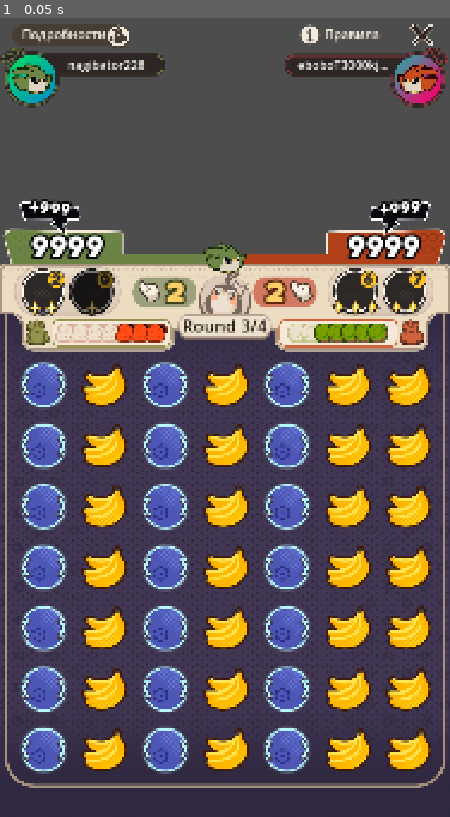
Above: before the commit, frame 1.
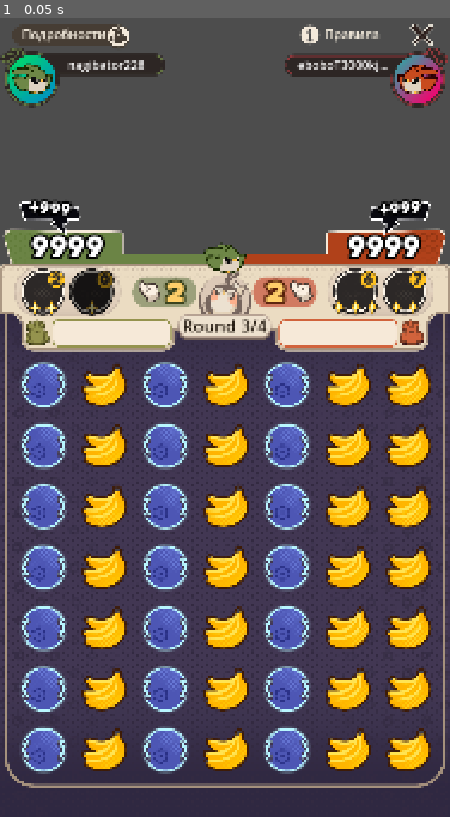
Above: after the commit, the same moment.

Repository: kakachaDev/origami-battle-godot
Game: Godot game, scene res://Assets/Scenes/game.tscn
Same seed, same stepped clock (60 frames per second), same inputs: the game is played once before the commit and once after it. The project has no main scene, so this scene is started directly.
Inputs:
- Up to frame 1 (0.05 s): no input

The runs differ from the first frame. In frame 1, 0.8% of the frame differs, in the area x 12-87%, y 38-41%.

Commit message:
Add PassiveStack prefab with dynamic centered layout and state switching
- PassiveStackData resource: sprite_disabled (_0) + sprite_active (_1) pair
- PassiveStack @tool Control script:
  - stack_data, max_count (1-10), current_count (0-max), icon_size, max_spacing, reverse exports
  - Slots (Slot1..SlotN) created dynamically via _rebuild()
  - Centered layout: spacing reduces automatically when total exceeds parent width, allows overlap if still too wide
  - reverse=false fills active from right; reverse=true fills from left
  - All changes update immediately in editor
- PassiveStack.tscn prefab in Assets/Prefabs/
- 6 PassiveStackData .tres files in Assets/Resources/PassiveStacks/ (Red, Green, Blue, Pink, Banana, Applebomb)
- Replace L/R_PassiveStack inline trees in game.tscn with prefab instances (Red/current=3, Green/current=5)

Diff:
--- /dev/null
+++ b/Assets/Prefabs/PassiveStack.tscn
@@ -0,0 +1,8 @@
+[gd_scene format=3 uid="uid://cpassstack01a"]
+
+[ext_resource type="Script" path="res://Assets/Scripts/PassiveStack.gd" id="1_script"]
+
+[node name="PassiveStack" type="Control"]
+offset_right = 280.0
+offset_bottom = 52.0
+script = ExtResource("1_script")
--- /dev/null
+++ b/Assets/Resources/PassiveStacks/Applebomb.tres
@@ -0,0 +1,10 @@
+[gd_resource type="PassiveStackData" load_steps=3 format=3 uid="uid://dpassapbmb01a"]
+
+[ext_resource type="Script" path="res://Assets/Scripts/PassiveStackData.gd" id="1_script"]
+[ext_resource type="Texture2D" uid="uid://cy385v8ppelgv" path="res://Assets/Sprites/Gems/Mini/Applebomb_mini_0.png" id="2_disabled"]
+[ext_resource type="Texture2D" uid="uid://v1w6uj3exudk" path="res://Assets/Sprites/Gems/Mini/Applebomb_mini_1.png" id="3_active"]
+
+[resource]
+script = ExtResource("1_script")
+sprite_disabled = ExtResource("2_disabled")
+sprite_active = ExtResource("3_active")
--- /dev/null
+++ b/Assets/Resources/PassiveStacks/Banana.tres
@@ -0,0 +1,10 @@
+[gd_resource type="PassiveStackData" load_steps=3 format=3 uid="uid://dpassbnana01a"]
+
+[ext_resource type="Script" path="res://Assets/Scripts/PassiveStackData.gd" id="1_script"]
+[ext_resource type="Texture2D" uid="uid://bxl4g1swt37jq" path="res://Assets/Sprites/Gems/Mini/Banana_mini_0.png" id="2_disabled"]
+[ext_resource type="Texture2D" uid="uid://c2bwo0aswi43g" path="res://Assets/Sprites/Gems/Mini/Banana_mini_1.png" id="3_active"]
+
+[resource]
+script = ExtResource("1_script")
+sprite_disabled = ExtResource("2_disabled")
+sprite_active = ExtResource("3_active")
--- /dev/null
+++ b/Assets/Resources/PassiveStacks/Blue.tres
@@ -0,0 +1,10 @@
+[gd_resource type="PassiveStackData" load_steps=3 format=3 uid="uid://dpassblue001a"]
+
+[ext_resource type="Script" path="res://Assets/Scripts/PassiveStackData.gd" id="1_script"]
+[ext_resource type="Texture2D" uid="uid://cgannv0jo21ud" path="res://Assets/Sprites/Gems/Mini/Blue_mini_0.png" id="2_disabled"]
+[ext_resource type="Texture2D" uid="uid://cxetn5rfo5gt" path="res://Assets/Sprites/Gems/Mini/Blue_mini_1.png" id="3_active"]
+
+[resource]
+script = ExtResource("1_script")
+sprite_disabled = ExtResource("2_disabled")
+sprite_active = ExtResource("3_active")
--- /dev/null
+++ b/Assets/Resources/PassiveStacks/Green.tres
@@ -0,0 +1,10 @@
+[gd_resource type="PassiveStackData" load_steps=3 format=3 uid="uid://dpassgreen01a"]
+
+[ext_resource type="Script" path="res://Assets/Scripts/PassiveStackData.gd" id="1_script"]
+[ext_resource type="Texture2D" uid="uid://dgjivoa3suxrx" path="res://Assets/Sprites/Gems/Mini/Green_mini_0.png" id="2_disabled"]
+[ext_resource type="Texture2D" uid="uid://dr20sug8pb2qk" path="res://Assets/Sprites/Gems/Mini/Green_mini_1.png" id="3_active"]
+
+[resource]
+script = ExtResource("1_script")
+sprite_disabled = ExtResource("2_disabled")
+sprite_active = ExtResource("3_active")
--- /dev/null
+++ b/Assets/Resources/PassiveStacks/Pink.tres
@@ -0,0 +1,10 @@
+[gd_resource type="PassiveStackData" load_steps=3 format=3 uid="uid://dpasspink001a"]
+
+[ext_resource type="Script" path="res://Assets/Scripts/PassiveStackData.gd" id="1_script"]
+[ext_resource type="Texture2D" uid="uid://6454deab8kbi" path="res://Assets/Sprites/Gems/Mini/Pink_mini_0.png" id="2_disabled"]
+[ext_resource type="Texture2D" uid="uid://d1hmo2ytasho8" path="res://Assets/Sprites/Gems/Mini/Pink_mini_1.png" id="3_active"]
+
+[resource]
+script = ExtResource("1_script")
+sprite_disabled = ExtResource("2_disabled")
+sprite_active = ExtResource("3_active")
--- /dev/null
+++ b/Assets/Resources/PassiveStacks/Red.tres
@@ -0,0 +1,10 @@
+[gd_resource type="PassiveStackData" load_steps=3 format=3 uid="uid://dpassred0001a"]
+
+[ext_resource type="Script" path="res://Assets/Scripts/PassiveStackData.gd" id="1_script"]
+[ext_resource type="Texture2D" uid="uid://c0oc52tsx7a7" path="res://Assets/Sprites/Gems/Mini/Red_mini_0.png" id="2_disabled"]
+[ext_resource type="Texture2D" uid="uid://cmraypgaahspc" path="res://Assets/Sprites/Gems/Mini/Red_mini_1.png" id="3_active"]
+
+[resource]
+script = ExtResource("1_script")
+sprite_disabled = ExtResource("2_disabled")
+sprite_active = ExtResource("3_active")
--- a/Assets/Scenes/game.tscn
+++ b/Assets/Scenes/game.tscn
@@ -11,10 +11,9 @@
 [ext_resource type="Texture2D" uid="uid://3tk14n41m3lg" path="res://Assets/Sprites/Hotbar/SCORE_BIRD_RED.png" id="9_kvw2h"]
 [ext_resource type="Texture2D" uid="uid://cm70jpujus14k" path="res://Assets/Sprites/Hotbar/HOTBAR.png" id="10_dm1m1"]
 [ext_resource type="FontFile" uid="uid://ccwwltsq0oe2h" path="res://Assets/Fonts/Original/Chicoree Em. Bold.otf" id="11_8lgte"]
-[ext_resource type="Texture2D" uid="uid://c0oc52tsx7a7" path="res://Assets/Sprites/Gems/Mini/Red_mini_0.png" id="12_cm1bx"]
-[ext_resource type="Texture2D" uid="uid://cmraypgaahspc" path="res://Assets/Sprites/Gems/Mini/Red_mini_1.png" id="13_1iytr"]
-[ext_resource type="Texture2D" uid="uid://dgjivoa3suxrx" path="res://Assets/Sprites/Gems/Mini/Green_mini_0.png" id="14_wh2ge"]
-[ext_resource type="Texture2D" uid="uid://dr20sug8pb2qk" path="res://Assets/Sprites/Gems/Mini/Green_mini_1.png" id="15_eca7d"]
+[ext_resource type="PackedScene" uid="uid://cpassstack01a" path="res://Assets/Prefabs/PassiveStack.tscn" id="12_pssv1"]
+[ext_resource type="Resource" uid="uid://dpassred0001a" path="res://Assets/Resources/PassiveStacks/Red.tres" id="13_red01"]
+[ext_resource type="Resource" uid="uid://dpassgreen01a" path="res://Assets/Resources/PassiveStacks/Green.tres" id="14_grn01"]
 [ext_resource type="Texture2D" uid="uid://vkdn0oa364pa" path="res://Assets/Sprites/Hotbar/+SCORE.png" id="16_4cxsk"]
 [ext_resource type="Texture2D" uid="uid://c2ubop4yuc304" path="res://Assets/Sprites/Skills/Active_butt.png" id="17_8lgte"]
 [ext_resource type="Texture2D" uid="uid://b0monntq2ijma" path="res://Assets/Sprites/Skills/SkillIcons/Cube.png" id="18_cm1bx"]
@@ -2370,9 +2369,8 @@
 horizontal_alignment = 1
 vertical_alignment = 1
 
-[node name="L_PassiveStack" type="HBoxContainer" parent="HotBar" unique_id=358736036]
-layout_mode = 1
-anchors_preset = -1
+[node name="L_PassiveStack" parent="HotBar" instance=ExtResource("12_pssv1")]
+layout_mode = 1
 anchor_left = 0.24800001
 anchor_top = 0.76100004
 anchor_right = 0.24800001
@@ -2382,47 +2380,12 @@
 offset_right = 140.15997
 offset_bottom = 25.958984
 grow_vertical = 0
-theme_override_constants/separation = -19
-alignment = 1
-
-[node name="TextureRect" type="TextureRect" parent="HotBar/L_PassiveStack" unique_id=1771323577]
-layout_mode = 2
-texture = ExtResource("12_cm1bx")
-stretch_mode = 2
-
-[node name="TextureRect2" type="TextureRect" parent="HotBar/L_PassiveStack" unique_id=415765049]
-layout_mode = 2
-texture = ExtResource("12_cm1bx")
-stretch_mode = 2
-
-[node name="TextureRect3" type="TextureRect" parent="HotBar/L_PassiveStack" unique_id=777322691]
-layout_mode = 2
-texture = ExtResource("12_cm1bx")
-stretch_mode = 2
-
-[node name="TextureRect4" type="TextureRect" parent="HotBar/L_PassiveStack" unique_id=1744336066]
-layout_mode = 2
-texture = ExtResource("12_cm1bx")
-stretch_mode = 2
-
-[node name="TextureRect5" type="TextureRect" parent="HotBar/L_PassiveStack" unique_id=1575223587]
-layout_mode = 2
-texture = ExtResource("13_1iytr")
-stretch_mode = 2
-
-[node name="TextureRect6" type="TextureRect" parent="HotBar/L_PassiveStack" unique_id=1518731724]
-layout_mode = 2
-texture = ExtResource("13_1iytr")
-stretch_mode = 2
-
-[node name="TextureRect7" type="TextureRect" parent="HotBar/L_PassiveStack" unique_id=409190712]
-layout_mode = 2
-texture = ExtResource("13_1iytr")
-stretch_mode = 2
-
-[node name="R_PassiveStack" type="HBoxContainer" parent="HotBar" unique_id=544212965]
-layout_mode = 1
-anchors_preset = -1
+stack_data = ExtResource("13_red01")
+max_count = 7
+current_count = 3
+
+[node name="R_PassiveStack" parent="HotBar" instance=ExtResource("12_pssv1")]
+layout_mode = 1
 anchor_left = 0.75100005
 anchor_top = 0.76100004
 anchor_right = 0.75100005
@@ -2433,43 +2396,9 @@
 offset_bottom = 25.958984
 grow_horizontal = 0
 grow_vertical = 0
-theme_override_constants/separation = -19
-alignment = 1
-
-[node name="TextureRect" type="TextureRect" parent="HotBar/R_PassiveStack" unique_id=399629161]
-layout_mode = 2
-texture = ExtResource("14_wh2ge")
-stretch_mode = 2
-
-[node name="TextureRect2" type="TextureRect" parent="HotBar/R_PassiveStack" unique_id=1956462556]
-layout_mode = 2
-texture = ExtResource("14_wh2ge")
-stretch_mode = 2
-
-[node name="TextureRect3" type="TextureRect" parent="HotBar/R_PassiveStack" unique_id=929339892]
-layout_mode = 2
-texture = ExtResource("15_eca7d")
-stretch_mode = 2
-
-[node name="TextureRect4" type="TextureRect" parent="HotBar/R_PassiveStack" unique_id=1079044737]
-layout_mode = 2
-texture = ExtResource("15_eca7d")
-stretch_mode = 2
-
-[node name="TextureRect5" type="TextureRect" parent="HotBar/R_PassiveStack" unique_id=256425552]
-layout_mode = 2
-texture = ExtResource("15_eca7d")
-stretch_mode = 2
-
-[node name="TextureRect6" type="TextureRect" parent="HotBar/R_PassiveStack" unique_id=383735186]
-layout_mode = 2
-texture = ExtResource("15_eca7d")
-stretch_mode = 2
-
-[node name="TextureRect7" type="TextureRect" parent="HotBar/R_PassiveStack" unique_id=1823706173]
-layout_mode = 2
-texture = ExtResource("15_eca7d")
-stretch_mode = 2
+stack_data = ExtResource("14_grn01")
+max_count = 7
+current_count = 5
 
 [node name="L_AddScore" type="TextureRect" parent="HotBar" unique_id=272467169]
 layout_mode = 1
--- /dev/null
+++ b/Assets/Scripts/PassiveStack.gd
@@ -0,0 +1,96 @@
+@tool
+extends Control
+class_name PassiveStack
+
+@export var stack_data: PassiveStackData:
+	set(v):
+		stack_data = v
+		_rebuild()
+
+@export_range(1, 10) var max_count: int = 7:
+	set(v):
+		max_count = clampi(v, 1, 10)
+		_rebuild()
+
+@export_range(0, 10) var current_count: int = 0:
+	set(v):
+		current_count = clampi(v, 0, max_count)
+		_update_states()
+
+@export var icon_size: float = 48.0:
+	set(v):
+		icon_size = maxf(v, 1.0)
+		_rebuild()
+
+@export var max_spacing: float = 10.0:
+	set(v):
+		max_spacing = v
+		_update_layout()
+
+@export var reverse: bool = false:
+	set(v):
+		reverse = v
+		_update_states()
+
+var _slots: Array[TextureRect] = []
+
+func _ready() -> void:
+	_rebuild()
+
+func _notification(what: int) -> void:
+	if what == NOTIFICATION_RESIZED:
+		_update_layout()
+
+func _rebuild() -> void:
+	if not is_node_ready():
+		return
+	for child in get_children():
+		child.free()
+	_slots.clear()
+
+	if stack_data == null:
+		return
+
+	for i in max_count:
+		var slot := TextureRect.new()
+		slot.name = "Slot%d" % (i + 1)
+		slot.stretch_mode = TextureRect.STRETCH_KEEP_ASPECT_CENTERED
+		add_child(slot)
+		_slots.append(slot)
+
+	_update_layout()
+	_update_states()
+
+func _update_layout() -> void:
+	if _slots.is_empty() or size.x == 0:
+		return
+	var n := _slots.size()
+	var w := size.x
+	var h := size.y
+
+	var spacing: float
+	if n <= 1:
+		spacing = 0.0
+	else:
+		# Reduce spacing if total overflows parent; allow negative (overlap) if necessary
+		spacing = minf((w - icon_size * n) / (n - 1), max_spacing)
+
+	var total_w := icon_size * n + spacing * (n - 1)
+	var start_x := (w - total_w) / 2.0
+	var y := (h - icon_size) / 2.0
+
+	for i in n:
+		_slots[i].position = Vector2(start_x + i * (icon_size + spacing), y)
+		_slots[i].size = Vector2(icon_size, icon_size)
+
+func _update_states() -> void:
+	if not is_node_ready() or stack_data == null:
+		return
+	var n := _slots.size()
+	for i in n:
+		var is_active: bool
+		if reverse:
+			is_active = i < current_count
+		else:
+			is_active = i >= n - current_count
+		_slots[i].texture = stack_data.sprite_active if is_active else stack_data.sprite_disabled
--- /dev/null
+++ b/Assets/Scripts/PassiveStackData.gd
@@ -0,0 +1,6 @@
+@tool
+extends Resource
+class_name PassiveStackData
+
+@export var sprite_disabled: Texture2D
+@export var sprite_active: Texture2D
